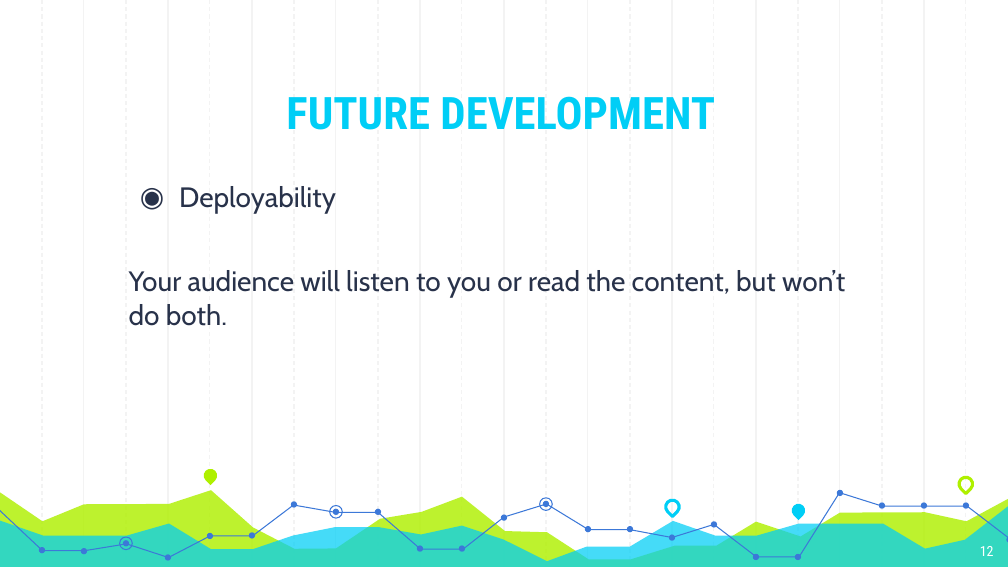
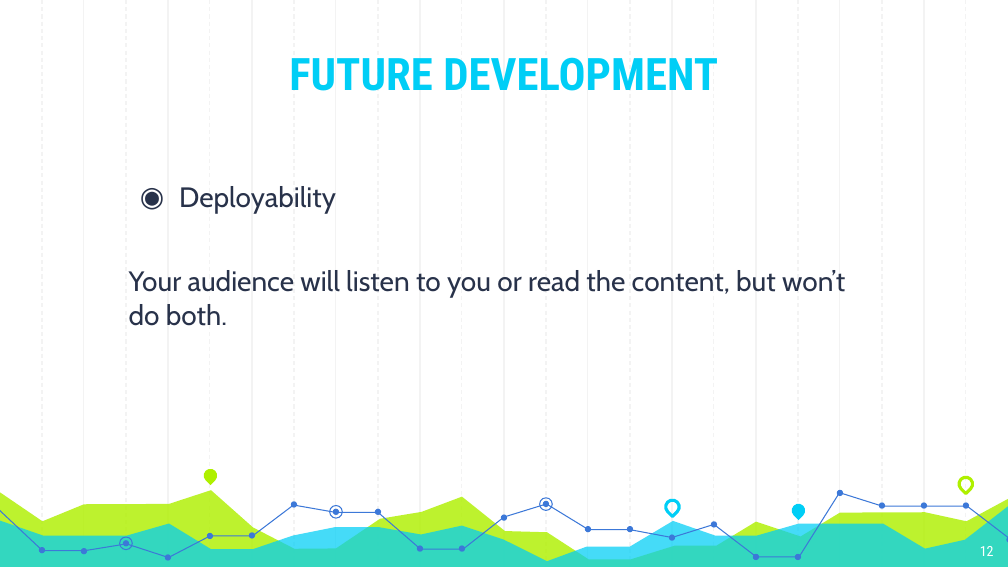
Before and after one commit to Andyayk/app, a slide deck: slide 12 of Graph Based Search.pptx. Drawn at 1008x567 pixels with LibreOffice and Linux fonts; fonts in the diff are those of the drawing. Boxes give left, top, right and bottom in pixels: in the first picture for what was removed or moved away, otherwise in the second. Text is boxed around its words. In the diff, an @@ line names an element or a change of style, - is before the commit and + after.

```diff
--- a/Graph Based Search.pptx
+++ b/Graph Based Search.pptx
@@ text "FUTURE DEVELOPMENT" moved from (x1=286, y1=96, x2=715, y2=130) to (x1=289, y1=57, x2=718, y2=91) @@
```
Also in this commit, not shown: 6 other slides changed.
